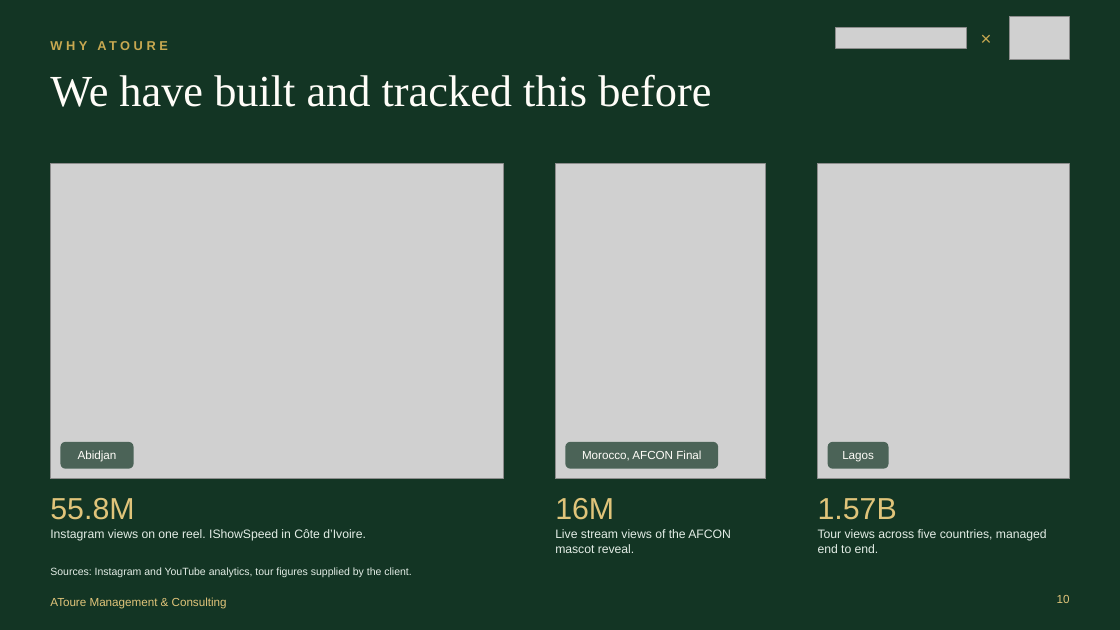
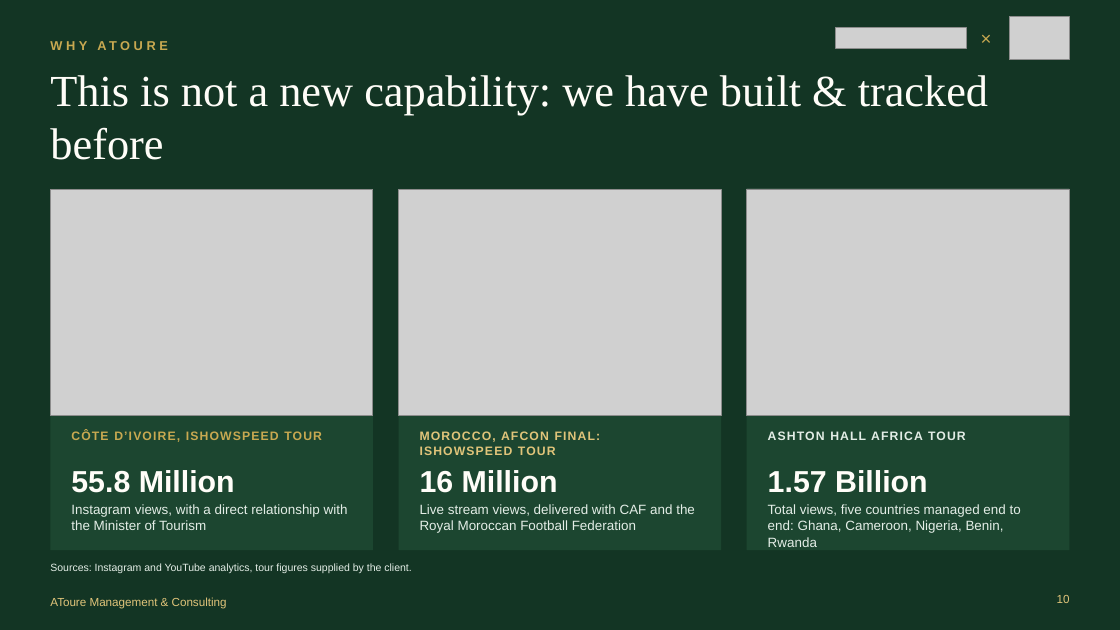
Before and after one commit to atoureconsulting/Mother-Africa, a slide deck: slide 10 of proposition-deck/AToure Mother Africa Festival Proposal.pptx. Drawn at 1120x630 pixels with LibreOffice and Linux fonts; fonts in the diff are those of the drawing; grey boxes stand for pictures; background and template pictures are left out. Boxes give left, top, right and bottom in pixels: in the first picture for what was removed or moved away, otherwise in the second. Text is boxed around its words. In the diff, an @@ line names an element or a change of style, - is before the commit and + after.

```diff
--- a/proposition-deck/AToure Mother Africa Festival Proposal.pptx
+++ b/proposition-deck/AToure Mother Africa Festival Proposal.pptx
@@ title at [50,75,988,115]: text changed @@
-We have built and tracked this before
+This is not a new capability: we have built & tracked before
@@ picture removed at [555,164,765,479] @@
@@ picture: place and size @@
-picture at [50,164,503,479]
+picture at [50,189,373,416]
@@ rectangle added at [50,189,373,550], fill #1C4630 @@
@@ rectangle added at [399,189,722,550], fill #1C4630 @@
@@ picture added at [399,189,722,416] @@
@@ picture: place and size @@
-picture at [818,164,1070,479]
+picture at [747,189,1070,416]
@@ rectangle added at [747,189,1070,550], fill #1C4630 @@
@@ rounded rectangle removed at [60,442,134,469] @@
@@ text added at [71,431,322,442], 10.5 pt, text #C8A951, bold @@
+CÔTE D’IVOIRE, ISHOWSPEED TOUR
@@ text at [420,431,601,455]: text changed; size 10 to 10.5 pt; text colour #FFFDF8 to #E0C47A; bold on @@
-Morocco, AFCON Final
+MOROCCO, AFCON FINAL: ISHOWSPEED TOUR
@@ text "MOROCCO, AFCON FINAL: ISHOWSPEED TOUR" at [420,431,601,455]: vertical alignment middle to top @@
@@ rounded rectangle removed at [565,442,718,469] @@
@@ text "ASHTON HALL AFRICA TOUR" at [768,431,966,440]: vertical alignment middle to top @@
@@ text at [768,431,966,440]: text changed; size 10 to 10.5 pt; text colour #FFFDF8 to #E3EDE6; bold on @@
-Lagos
+ASHTON HALL AFRICA TOUR
@@ rounded rectangle removed at [828,442,888,469] @@
@@ text at [71,470,235,493]: text changed; text colour #E0C47A to #FFFDF8; bold on @@
-55.8M
+55.8 Million
@@ text removed at [78,450,117,462] @@
-Abidjan
@@ text at [420,470,558,493]: text changed; text colour #E0C47A to #FFFDF8; bold on @@
-16M
+16 Million
@@ text at [768,470,928,493]: text changed; text colour #E0C47A to #FFFDF8; bold on @@
-1.57B
+1.57 Billion
@@ text at [71,504,348,530]: text changed; size 10.5 to 11.5 pt @@
-Instagram views on one reel. IShowSpeed in Côte d’Ivoire.
+Instagram views, with a direct relationship with the Minister of Tourism
@@ text at [420,504,695,533]: text changed; size 10.5 to 11.5 pt @@
-Live stream views of the AFCON mascot reveal.
+Live stream views, delivered with CAF and the Royal Moroccan Football Federation
@@ text at [768,504,1021,547]: text changed; size 10.5 to 11.5 pt @@
-Tour views across five countries, managed end to end.
+Total views, five countries managed end to end: Ghana, Cameroon, Nigeria, Benin, Rwanda
@@ text "Sources: Instagram and YouTube analytics, ...": place and size @@
-text "Sources: Instagram and YouTube analytics, ..." at [50,567,411,577]
+text "Sources: Instagram and YouTube analytics, ..." at [50,563,411,573]
```
Also in this commit, not shown: 6 other slides changed, 1 slide removed, 13 other files.
